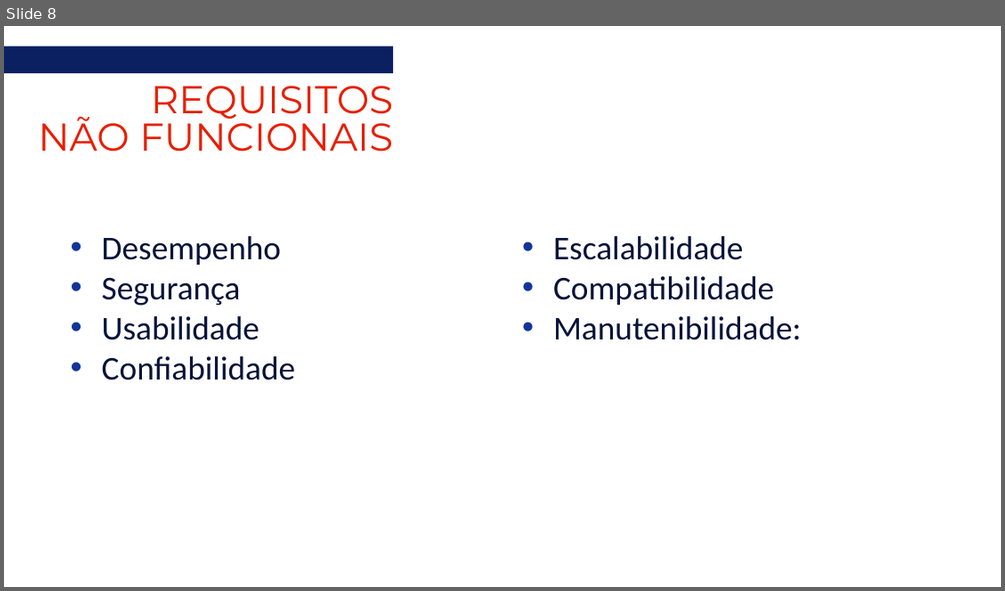
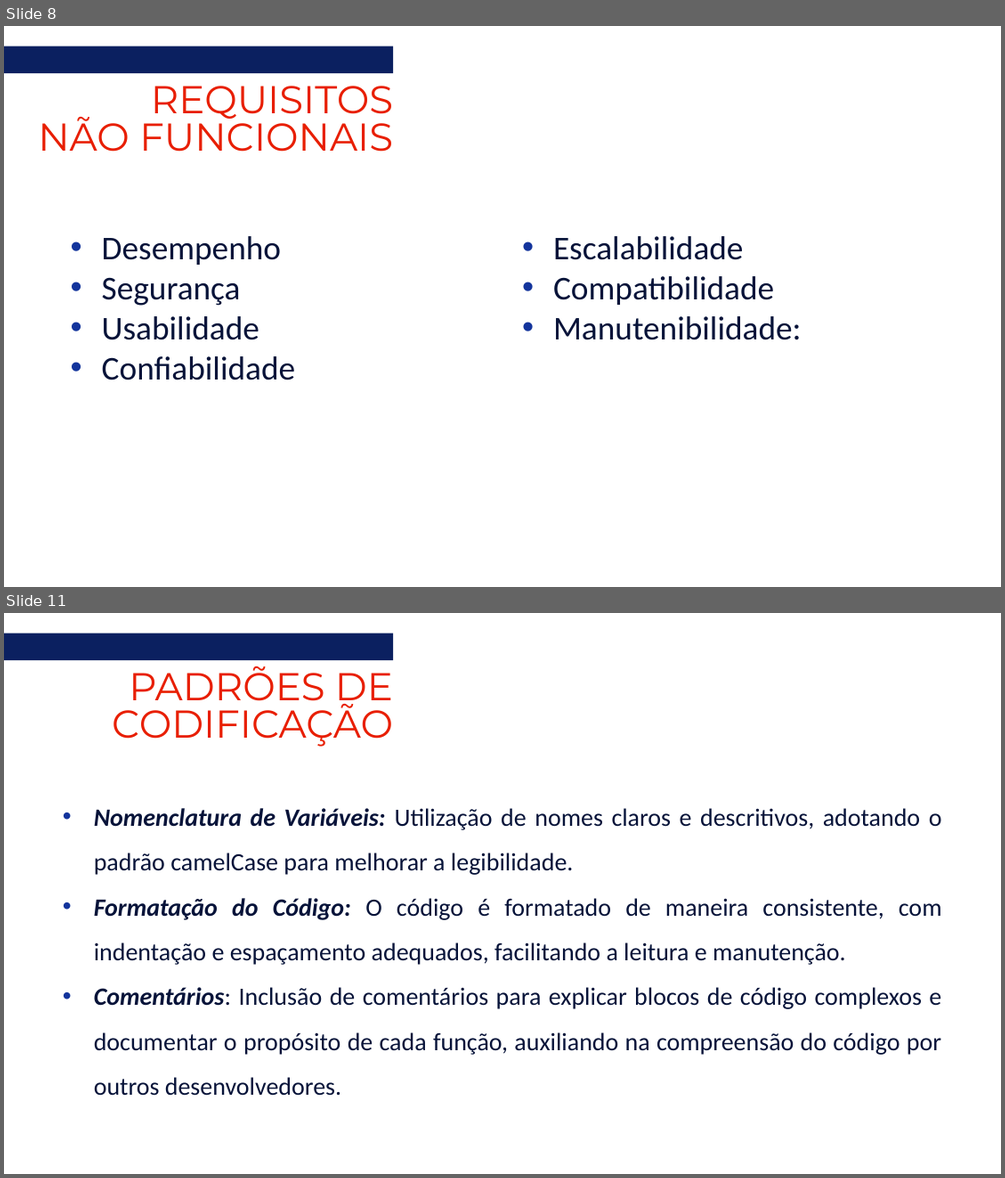
Before and after one commit to marcelo-belotto/projeto-ESI, a slide deck: docs/ReuniON.pptx. Shown one above the other, each under a label of ours: slide 8 before the commit, slides 8 and 11 after it; the slides between them are not shown. The pictures are 1005x591 and 1005x1178 pixels, drawn with LibreOffice and Linux fonts; fonts in the diff are those of the drawing. Boxes give left, top, right and bottom in pixels: in the first picture for what was removed or moved away, otherwise in the second. Text is boxed around its words. In the diff, an @@ line names an element or a change of style, - is before the commit and + after.

```diff
--- a/docs/ReuniON.pptx
+++ b/docs/ReuniON.pptx
@@ slide 11 added at <box>4,613,1001,1174</box>, background #FFFFFF @@
@@ rectangle added at <box>4,633,393,660</box>, fill #0B2060 @@
@@ text added at <box>112,666,393,747</box>, 28 pt, text #E81E01 @@
+PADRÕES DE CODIFICAÇÃO
@@ subtitle added at <box>94,808,942,1095</box>, 18 pt, text #071339 @@
+• Nomenclatura de Variáveis: Utilização de nomes claros e descritivos, adotando o padrão camelCase para melhorar a legibilidade.
+• Formatação do Código: O código é formatado de maneira consistente, com indentação e espaçamento adequados, facilitando a leitura e manutenção.
+• Comentários: Inclusão de comentários para explicar blocos de código complexos e documentar o propósito de cada função, auxiliando na compreensão do código por outros desenvolvedores.
```
Also in this commit, not shown: 1 slide changed, 7 other slides added, 2 slides removed.
